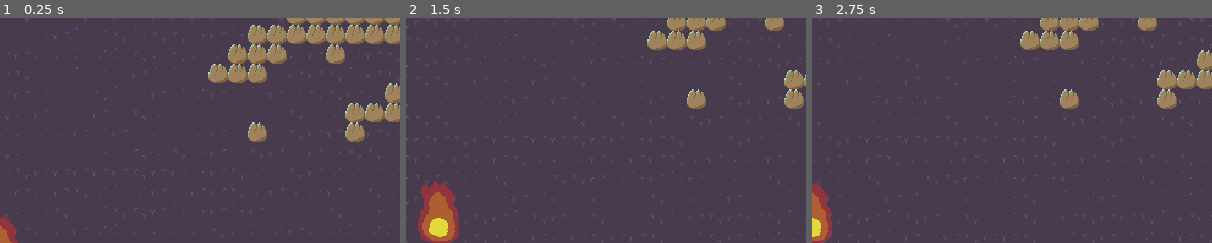
Above: before the commit, frames 1-3 (left to right).
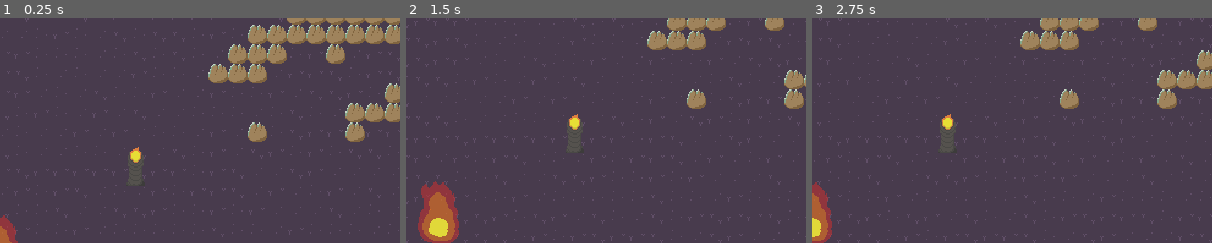
Above: after the commit, the same moments.

Repository: sushitoad/tower-defense-prototype
Game: Godot game, scene res://scenes/test_scene.tscn
Same seed, same stepped clock (60 frames per second), same inputs: the game is played once before the commit and once after it.
Inputs (mouse positions are % of the whole screen's width and height, from its top left):
- Up to frame 1 (0.25 s): no input
- Up to frame 2 (1.5 s): move the mouse to (72, 45) at 0.52 s; tap S (CameraDown) at 0.6 s; move the mouse to (30, 55) at 1.27 s; tap A (CameraLeft) at 1.35 s
- Up to frame 3 (2.75 s): move the mouse to (60, 28) at 2.02 s; tap D (CameraRight) at 2.1 s
The pictures show only the part of the screen within x 50-100%, y 0-50%; the shares and areas given below are measured in that part.

The runs differ from the first frame. In frame 1, 0.2% of the frame differs, in the area x 32-36%, y 57-69%; in frame 2, 0.2%; in frame 3, 0.2%.

Commit message:
prism beacon start
global enum victory!!!

Diff:
--- /dev/null
+++ b/scenes/Autoloads/BeaconType.tscn
@@ -0,0 +1,6 @@
+[gd_scene load_steps=2 format=3 uid="uid://5u3s0l2e7tq7"]
+
+[ext_resource type="Script" uid="uid://drgvmg56jqmao" path="res://scripts/Autoloads/beacon_type.gd" id="1_1grqq"]
+
+[node name="BeaconTypeEnum" type="Node"]
+script = ExtResource("1_1grqq")
--- a/scenes/beacon_manager.tscn
+++ b/scenes/beacon_manager.tscn
@@ -1,7 +1,7 @@
 [gd_scene load_steps=7 format=3 uid="uid://cjh8qx3046uwq"]
 
 [ext_resource type="Script" uid="uid://uowtl4xy7oj5" path="res://scripts/beacon_manager.gd" id="1_a7kvn"]
-[ext_resource type="PackedScene" uid="uid://d3ipy8tqa17n4" path="res://scenes/proto_tower.tscn" id="2_2p8be"]
+[ext_resource type="PackedScene" uid="uid://cbbl4flw5psj5" path="res://scenes/prism_beacon.tscn" id="2_2p8be"]
 [ext_resource type="PackedScene" uid="uid://dncxjlgaytiy" path="res://scenes/charge_tower.tscn" id="3_qlyc5"]
 [ext_resource type="PackedScene" uid="uid://o6p8fpnya0iv" path="res://scenes/lightburn_beacon.tscn" id="4_2p8be"]
 [ext_resource type="Texture2D" uid="uid://3avl1qlj0i44" path="res://art/basic tower proto 2.png" id="4_qlwgw"]
--- a/scenes/build_ui.tscn
+++ b/scenes/build_ui.tscn
@@ -109,7 +109,7 @@
 offset_bottom = -35.0
 grow_horizontal = 2
 grow_vertical = 0
-text = "Spire Candle"
+text = "Prism Beacon"
 script = ExtResource("3_y05bs")
 
 [node name="BasicTowerTooltip" type="Label" parent="CanvasLayer/DraftButtonManager/BasicTowerButton"]
--- a/scenes/charge_tower.tscn
+++ b/scenes/charge_tower.tscn
@@ -1,7 +1,7 @@
 [gd_scene load_steps=7 format=3 uid="uid://dncxjlgaytiy"]
 
 [ext_resource type="Texture2D" uid="uid://dc5tfe3rwimm0" path="res://art/charge tower proto 1.png" id="1_3lh4g"]
-[ext_resource type="Script" uid="uid://xebexg7ygoai" path="res://scripts/tower.gd" id="1_88xce"]
+[ext_resource type="Script" uid="uid://xebexg7ygoai" path="res://scripts/beacon.gd" id="1_88xce"]
 [ext_resource type="Script" uid="uid://b406orvvjlixj" path="res://scripts/charge_tower.gd" id="2_6xbv0"]
 [ext_resource type="Texture2D" uid="uid://cjdakpcotbbih" path="res://art/effect area UI proto 1.png" id="3_ljo3c"]
 
--- a/scenes/lightburn_beacon.tscn
+++ b/scenes/lightburn_beacon.tscn
@@ -1,6 +1,6 @@
 [gd_scene load_steps=7 format=3 uid="uid://o6p8fpnya0iv"]
 
-[ext_resource type="Script" uid="uid://xebexg7ygoai" path="res://scripts/tower.gd" id="1_v32jo"]
+[ext_resource type="Script" uid="uid://xebexg7ygoai" path="res://scripts/beacon.gd" id="1_v32jo"]
 [ext_resource type="Script" uid="uid://cd4mx3y5mon33" path="res://scripts/lightburn_beacon.gd" id="2_v32jo"]
 [ext_resource type="Texture2D" uid="uid://cjdakpcotbbih" path="res://art/effect area UI proto 1.png" id="3_u6muo"]
 [ext_resource type="Texture2D" uid="uid://dc5tfe3rwimm0" path="res://art/charge tower proto 1.png" id="4_b05yk"]
--- /dev/null
+++ b/scenes/prism_beacon.tscn
@@ -0,0 +1,62 @@
+[gd_scene load_steps=9 format=3 uid="uid://cbbl4flw5psj5"]
+
+[ext_resource type="Script" uid="uid://xebexg7ygoai" path="res://scripts/beacon.gd" id="1_gs3bi"]
+[ext_resource type="Script" uid="uid://ncsp5efet7lh" path="res://scripts/prism_beacon.gd" id="2_gs3bi"]
+[ext_resource type="PackedScene" uid="uid://bagjql0mprpil" path="res://scenes/bullet.tscn" id="3_oeg75"]
+[ext_resource type="Texture2D" uid="uid://cjdakpcotbbih" path="res://art/effect area UI proto 1.png" id="4_7fwdv"]
+[ext_resource type="Texture2D" uid="uid://3avl1qlj0i44" path="res://art/basic tower proto 2.png" id="5_oaq2h"]
+
+[sub_resource type="CircleShape2D" id="CircleShape2D_c7lry"]
+radius = 100.0
+
+[sub_resource type="CircleShape2D" id="CircleShape2D_gs3bi"]
+radius = 120.0
+
+[sub_resource type="CircleShape2D" id="CircleShape2D_m4352"]
+
+[node name="PrismBeacon" type="StaticBody2D" groups=["beacon"]]
+script = ExtResource("1_gs3bi")
+beaconType = 4
+
+[node name="Area2D" type="Area2D" parent="." node_paths=PackedStringArray("bulletSpawnPos")]
+script = ExtResource("2_gs3bi")
+bullet = ExtResource("3_oeg75")
+bulletSpawnPos = NodePath("BulletSpawnPoint")
+
+[node name="RangeShape2D" type="CollisionShape2D" parent="Area2D"]
+shape = SubResource("CircleShape2D_c7lry")
+
+[node name="RangeSprite2D" type="Sprite2D" parent="Area2D/RangeShape2D"]
+visible = false
+modulate = Color(1, 1, 1, 0.196078)
+position = Vector2(7.89762e-06, 0.500004)
+scale = Vector2(3.0625, 3.07812)
+texture = ExtResource("4_7fwdv")
+
+[node name="AttackTimer" type="Timer" parent="Area2D"]
+
+[node name="BulletSpawnPoint" type="Node2D" parent="Area2D"]
+position = Vector2(0, -9)
+
+[node name="PrismBuddiesArea2D" type="Area2D" parent="Area2D"]
+
+[node name="NearbyBeaconRange2D" type="CollisionShape2D" parent="Area2D/PrismBuddiesArea2D"]
+shape = SubResource("CircleShape2D_gs3bi")
+
+[node name="CollisionShape2D" type="CollisionShape2D" parent="."]
+position = Vector2(-1, 12)
+shape = SubResource("CircleShape2D_m4352")
+
+[node name="Sprite2D" type="Sprite2D" parent="."]
+modulate = Color(0.95158, 0.95158, 0.95158, 1)
+texture = ExtResource("5_oaq2h")
+
+[node name="DormantTimer" type="Timer" parent="."]
+wait_time = 10.0
+one_shot = true
+
+[connection signal="body_entered" from="Area2D" to="Area2D" method="_on_body_entered"]
+[connection signal="body_exited" from="Area2D" to="Area2D" method="_on_body_exited"]
+[connection signal="timeout" from="Area2D/AttackTimer" to="Area2D" method="SpawnBullet"]
+[connection signal="body_entered" from="Area2D/PrismBuddiesArea2D" to="Area2D" method="_on_prism_buddies_area_2d_body_entered"]
+[connection signal="body_exited" from="Area2D/PrismBuddiesArea2D" to="Area2D" method="_on_prism_buddies_area_2d_body_exited"]
--- a/scenes/proto_tower.tscn
+++ b/scenes/proto_tower.tscn
@@ -1,6 +1,6 @@
 [gd_scene load_steps=8 format=3 uid="uid://d3ipy8tqa17n4"]
 
-[ext_resource type="Script" uid="uid://xebexg7ygoai" path="res://scripts/tower.gd" id="1_6myfv"]
+[ext_resource type="Script" uid="uid://xebexg7ygoai" path="res://scripts/beacon.gd" id="1_6myfv"]
 [ext_resource type="Texture2D" uid="uid://3avl1qlj0i44" path="res://art/basic tower proto 2.png" id="2_6myfv"]
 [ext_resource type="Script" uid="uid://b5fgm115ib0qt" path="res://scripts/basic_tower.gd" id="2_em1u4"]
 [ext_resource type="PackedScene" uid="uid://bagjql0mprpil" path="res://scenes/bullet.tscn" id="3_m4352"]
--- a/scenes/test_scene.tscn
+++ b/scenes/test_scene.tscn
@@ -10,6 +10,7 @@
 [ext_resource type="PackedScene" uid="uid://dncxjlgaytiy" path="res://scenes/charge_tower.tscn" id="8_h3xc6"]
 [ext_resource type="PackedScene" uid="uid://o6p8fpnya0iv" path="res://scenes/lightburn_beacon.tscn" id="10_6qxox"]
 [ext_resource type="PackedScene" uid="uid://bke6wmd6gbbnp" path="res://scenes/camera.tscn" id="10_s36qc"]
+[ext_resource type="PackedScene" uid="uid://cbbl4flw5psj5" path="res://scenes/prism_beacon.tscn" id="11_6qxox"]
 
 [sub_resource type="TileSetAtlasSource" id="TileSetAtlasSource_s36qc"]
 texture = ExtResource("1_h3xc6")
@@ -90,7 +91,6 @@
 
 [node name="TheHeartfire" parent="." instance=ExtResource("4_7ddre")]
 position = Vector2(598, 531)
-beaconType = 2
 
 [node name="ChargeTower" parent="." instance=ExtResource("8_h3xc6")]
 position = Vector2(534, 236)
@@ -103,3 +103,19 @@
 
 [node name="Camera2D" parent="." instance=ExtResource("10_s36qc")]
 position = Vector2(601, 541)
+
+[node name="PrismBeacon" parent="." instance=ExtResource("11_6qxox")]
+position = Vector2(709, 468)
+maxHealth = 100
+allure = 10.0
+dormantTime = 10.0
+dormantColor = Color(1, 1, 1, 0.5)
+distanceNeededToPlace = 40.0
+
+[node name="PrismBeacon2" parent="." instance=ExtResource("11_6qxox")]
+position = Vector2(709, 468)
+maxHealth = 100
+allure = 10.0
+dormantTime = 10.0
+dormantColor = Color(1, 1, 1, 0.5)
+distanceNeededToPlace = 40.0
--- a/scenes/the_heartfire.tscn
+++ b/scenes/the_heartfire.tscn
@@ -1,7 +1,7 @@
 [gd_scene load_steps=4 format=3 uid="uid://nwxp6m1042v5"]
 
 [ext_resource type="Texture2D" uid="uid://dhckqq35ourm6" path="res://art/heartfire proto 1.png" id="1_ikkac"]
-[ext_resource type="Script" uid="uid://xebexg7ygoai" path="res://scripts/tower.gd" id="1_nk2ah"]
+[ext_resource type="Script" uid="uid://xebexg7ygoai" path="res://scripts/beacon.gd" id="1_nk2ah"]
 
 [sub_resource type="CapsuleShape2D" id="CapsuleShape2D_nk2ah"]
 radius = 15.0
--- /dev/null
+++ b/scripts/Autoloads/beacon_type.gd
@@ -0,0 +1,7 @@
+
+class_name BeaconTypeEnum
+#maybe just give it a class name
+
+enum BeaconType { BASIC, CHARGE, HEARTFIRE, LIGHTBURN, PRISM }
+
+#I think this needs a level of abstraction, so its creating a reference to the var type
--- a/scripts/basic_tower.gd
+++ b/scripts/basic_tower.gd
@@ -48,12 +48,12 @@
 	var newBullet
 	newBullet = bullet.instantiate()
 	add_child(newBullet)
-	newBullet.parentTower = self
+	newBullet.parentBeacon = self
 	newBullet.global_position = bulletSpawnPos.global_position
 	newBullet.speed = bulletSpeed
 	newBullet.damage = attackDamage
 	newBullet.target = currentTarget
-	newBullet.towerRange = attackRange
+	newBullet.beaconRange = attackRange
 
 func ForgetThisEnemy(enemy: Node2D):
 	enemiesInRange.remove_at(enemiesInRange.find(enemy))
--- a/scripts/tower.gd
+++ b/scripts/beacon.gd
@@ -1,6 +1,6 @@
 extends StaticBody2D
 
-enum BeaconType { BASIC, CHARGE, HEARTFIRE, LIGHTBURN }
+#enum BeaconType { BASIC, CHARGE, HEARTFIRE, LIGHTBURN }
 signal on_destroyed
 signal on_awoke
 
@@ -9,7 +9,7 @@
 @export var dormantTime: float = 10
 @export var dormantColor: Color = Color(1, 1, 1, 0.5)
 @export var distanceNeededToPlace: float = 40
-@export var beaconType: BeaconType
+@export var beaconType: BeaconTypeEnum.BeaconType
 var currentHealth: int
 var baseColor: Color
 var isDestroyed: bool = false
@@ -20,7 +20,7 @@
 	baseColor = $Sprite2D.modulate
 	currentHealth = maxHealth
 	isDestroyed = false
-	if beaconType != BeaconType.HEARTFIRE:
+	if beaconType != BeaconTypeEnum.BeaconType.HEARTFIRE:
 		$DormantTimer.timeout.connect(WakeThisBeacon)
 
 func _process(delta: float) -> void:
@@ -47,7 +47,7 @@
 		isDestroyed = true
 		$CollisionShape2D.disabled = true
 		on_destroyed.emit()
-		if beaconType != BeaconType.HEARTFIRE:
+		if beaconType != BeaconTypeEnum.BeaconType.HEARTFIRE:
 			$DormantTimer.start(dormantTime)
 			$Sprite2D.modulate = dormantColor
 		else:
--- a/scripts/beacon_manager.gd
+++ b/scripts/beacon_manager.gd
@@ -10,17 +10,17 @@
 var placingBeacon: bool = false
 var mousePosition: Vector2
 
-enum BeaconType { BASIC, CHARGE, HEARTFIRE, LIGHTBURN }
-var beaconTypeToPlace: BeaconType
+#enum BeaconType { BASIC, CHARGE, HEARTFIRE, LIGHTBURN }
+var beaconTypeToPlace: BeaconTypeEnum.BeaconType
 var newBeacon: StaticBody2D
 
 func _ready() -> void:
 	var basicButtion = buildUI.find_child("BasicTowerButton")
-	basicButtion.pressed.connect(SpawnBeacon.bind(BeaconType.BASIC))
+	basicButtion.pressed.connect(SpawnBeacon.bind(BeaconTypeEnum.BeaconType.BASIC))
 	var chargeButtion = buildUI.find_child("ChargeTowerButton")
-	chargeButtion.pressed.connect(SpawnBeacon.bind(BeaconType.CHARGE))
+	chargeButtion.pressed.connect(SpawnBeacon.bind(BeaconTypeEnum.BeaconType.CHARGE))
 	var lightburnButton = buildUI.find_child("LightburnBeaconButton")
-	lightburnButton.pressed.connect(SpawnBeacon.bind(BeaconType.LIGHTBURN))
+	lightburnButton.pressed.connect(SpawnBeacon.bind(BeaconTypeEnum.BeaconType.LIGHTBURN))
 
 
 func _process(delta: float) -> void:
@@ -32,7 +32,7 @@
 			if newBeacon.isBeingPlaced and !newBeacon.tooCloseToOthers:
 				PlaceSpawnedBeacon()
 
-func SpawnBeacon(type: BeaconType):
+func SpawnBeacon(type: BeaconTypeEnum.BeaconType):
 	placingBeacon = true
 	match type:
 		0:
--- a/scripts/bullet.gd
+++ b/scripts/bullet.gd
@@ -3,13 +3,13 @@
 var speed: float = 100
 var damage: int = 10
 var target: Node2D
-var parentTower: Area2D
-var towerRange: float
+var parentBeacon: Area2D
+var beaconRange: float
 
 func _physics_process(delta: float) -> void:
 	if target != null:
 		global_position = global_position + global_position.direction_to(target.global_position) * speed * delta
-		if position.distance_to(parentTower.position) > towerRange:
+		if position.distance_to(parentBeacon.position) > beaconRange:
 			queue_free()
 	else:
 		queue_free()
--- a/scripts/enemy.gd
+++ b/scripts/enemy.gd
@@ -4,8 +4,8 @@
 
 var currentTarget: Node2D
 var isInRangeOfTarget: bool = false
-var isCollidingWithTower: bool = false
-var towerInTheWay: StaticBody2D = null
+var isCollidingWithBeacon: bool = false
+var beaconInTheWay: StaticBody2D = null
 var stuckPosition: Vector2
 var collisionPatienceTimer: SceneTreeTimer = null
 @export var maxHealth: int = 40
@@ -49,16 +49,16 @@
 	if collided:
 		var collision = get_last_slide_collision()
 		if collision.get_collider().is_in_group("beacon"):
-			towerInTheWay = collision.get_collider()
-			if !isCollidingWithTower and collisionPatienceTimer == null:
+			beaconInTheWay = collision.get_collider()
+			if !isCollidingWithBeacon and collisionPatienceTimer == null:
 				collisionPatienceTimer = get_tree().create_timer(collisionPatience)
 				collisionPatienceTimer.timeout.connect(CollisionPatienceTimeout)
 				stuckPosition = global_position
-			isCollidingWithTower = true
+			isCollidingWithBeacon = true
 	else:
-		if isCollidingWithTower:
-			isCollidingWithTower = false
-			towerInTheWay = null
+		if isCollidingWithBeacon:
+			isCollidingWithBeacon = false
+			beaconInTheWay = null
 
 func _process(delta: float) -> void:
 	if hasFacing:
@@ -88,30 +88,30 @@
 	var closestAllure: float = 1
 	#creates array of towers and removes dormant ones
 	var targets = get_tree().get_nodes_in_group("beacon")
-	for tower in targets:
-		if tower.isDestroyed or tower.isBeingPlaced:
-			targets.remove_at(targets.find(tower))
-	for tower in targets:
+	for beacon in targets:
+		if beacon.isDestroyed or beacon.isBeingPlaced:
+			targets.remove_at(targets.find(beacon))
+	for beacon in targets:
 		#weighs the search based on enemy personality
 		var allureMultiplier: float = 1
 		if seeksHeartfire:
-			if tower.beaconType == 2:
+			if beacon.beaconType == 2:
 				allureMultiplier = 5
 			else:
 				allureMultiplier = 0.2
 		else:
-			if tower.beaconType == 2:
+			if beacon.beaconType == 2:
 				allureMultiplier = 0.4
 			else:
 				allureMultiplier = 1
-		if tower == towerInTheWay and tower == currentTarget:
+		if beacon == beaconInTheWay and beacon == currentTarget:
 			allureMultiplier = 200
-		#compares tower distances divided by allure (smaller value wins)
-		var allureToCheck: float = tower.allure * allureMultiplier
-		if(tower.global_position.distance_to(global_position) / allureToCheck) < (closestTarget.distance_to(global_position) / closestAllure):
-			if !tower.isDestroyed:
-				newTarget = tower
-				closestTarget = tower.global_position
+		#compares beacon distances divided by allure (smaller value wins)
+		var allureToCheck: float = beacon.allure * allureMultiplier
+		if(beacon.global_position.distance_to(global_position) / allureToCheck) < (closestTarget.distance_to(global_position) / closestAllure):
+			if !beacon.isDestroyed:
+				newTarget = beacon
+				closestTarget = beacon.global_position
 				closestAllure = allureToCheck
 	currentTarget = newTarget
 	if currentTarget != null:
@@ -122,12 +122,12 @@
 func CollisionPatienceTimeout():
 	#still not working but cool ideas
 	var acceptableDistance: float = collisionShape.radius * 2
-	if isCollidingWithTower and global_position.distance_to(stuckPosition) < acceptableDistance:
+	if isCollidingWithBeacon and global_position.distance_to(stuckPosition) < acceptableDistance:
 		currentTarget.on_destroyed.disconnect(FindTarget)
-		currentTarget = towerInTheWay
+		currentTarget = beaconInTheWay
 		currentTarget.on_destroyed.connect(FindTarget)
-		print("fuck this tower!")
-	else: towerInTheWay = null
+		print("fuck this beacon!")
+	else: beaconInTheWay = null
 
 func UpdateTargetableBeacons():
 	pass #this will update the array targetableBeacons
--- /dev/null
+++ b/scripts/prism_beacon.gd
@@ -0,0 +1,105 @@
+extends Area2D
+
+@export var attackSpeed: float = 1
+@export var bulletSpeed: float = 100
+@export var attackDamage: int = 10
+@export var bullet: PackedScene
+@export var bulletSpawnPos: Node2D
+var nearbyBeaconDistance: float = 100
+var attackRange: float
+var enemiesInRange = Array()
+var currentTarget: CharacterBody2D
+var beacon: StaticBody2D
+var potentialPrismBuddies: Array[StaticBody2D]
+var prismBuddies: Array[StaticBody2D]
+
+func _ready() -> void:
+	attackRange = $RangeShape2D.shape.radius
+	nearbyBeaconDistance = $PrismBuddiesArea2D/NearbyBeaconRange2D.shape.radius
+	beacon = get_parent()
+	prismBuddies.resize(2)
+
+func _process(delta: float) -> void:
+	if !beacon.isDestroyed and !beacon.isBeingPlaced:
+		if currentTarget == null:
+			$AttackTimer.stop()
+			if !enemiesInRange.is_empty():
+				var closestEnemy = enemiesInRange[0]
+				for enemy in enemiesInRange:
+						if position.distance_to(enemy.position) < position.distance_to(closestEnemy.position):
+							closestEnemy = enemy
+				currentTarget = closestEnemy
+				currentTarget.on_death.connect(ForgetThisEnemy.bind(currentTarget))
+				#print(currentTarget)
+		elif currentTarget != null:
+			if $AttackTimer.is_stopped():
+				$AttackTimer.start(attackSpeed)
+	else:
+		if !$AttackTimer.is_stopped():
+			$AttackTimer.stop()
+	if beacon.isBeingPlaced:
+		UpdatePrismBuddies()
+
+func _on_body_exited(body: Node2D) -> void:
+	if body.is_in_group("enemy"):
+		if currentTarget == body:
+			currentTarget = null
+		ForgetThisEnemy(body)
+
+func _on_body_entered(body: Node2D) -> void:
+	if body.is_in_group("enemy"):
+		enemiesInRange.append(body)
+
+func SpawnBullet():
+	var newBullet
+	newBullet = bullet.instantiate()
+	add_child(newBullet)
+	newBullet.parentBeacon = self
+	newBullet.global_position = bulletSpawnPos.global_position
+	newBullet.speed = bulletSpeed
+	newBullet.target = currentTarget
+	newBullet.beaconRange = attackRange
+	var damageModifier: float = (prismBuddies.size() + 1)
+	newBullet.damage = attackDamage * damageModifier
+
+func ForgetThisEnemy(enemy: Node2D):
+	enemiesInRange.remove_at(enemiesInRange.find(enemy))
+
+func UpdatePrismBuddies():
+	var buddyOne: StaticBody2D
+	var buddyTwo: StaticBody2D
+	var closestPosition: Vector2 = Vector2(100000, 100000)
+	for beacon in potentialPrismBuddies:
+		if global_position.distance_to(beacon.global_position) < global_position.distance_to(closestPosition):
+			buddyOne = beacon
+			closestPosition = beacon.global_position
+	closestPosition = Vector2(100000, 100000)
+	for beacon in potentialPrismBuddies:
+		if global_position.distance_to(beacon.global_position) < global_position.distance_to(closestPosition):
+			if beacon != buddyOne:
+				buddyTwo = beacon
+				closestPosition = beacon.global_position
+	if potentialPrismBuddies.size() == 1:
+		buddyTwo = null
+	elif potentialPrismBuddies.size() < 1:
+		buddyOne = null
+		buddyTwo = null
+	prismBuddies[0] = buddyOne
+	#this feels close but the buddyTwo assignment keeps breaking when I go from 2 buddies to 1
+	prismBuddies[1] = buddyTwo
+	print(prismBuddies)
+	#under this conditional, find the two closest beacons (that aren't buddies already)
+	#add them to prismBuddies and draw Line2Ds
+		#instantiate a line for each buddy
+		#free it if thee are less buddies than lines
+		#update draw to point to current buddies each frame
+
+func _on_prism_buddies_area_2d_body_entered(body: Node2D) -> void:
+	if body.is_in_group("beacon") and body.beaconType == BeaconTypeEnum.BeaconType.PRISM:
+		potentialPrismBuddies.append(body)
+
+func _on_prism_buddies_area_2d_body_exited(body: Node2D) -> void:
+	if body.is_in_group("beacon"):
+		potentialPrismBuddies.remove_at(potentialPrismBuddies.find(body))
+		#if prismBuddies.find(body) != -1:
+		#	prismBuddies.remove_at(prismBuddies.find(body))
Not shown: 1 places in scenes/test_scene.tscn that only renumber resources
Not shown, added: scripts/Autoloads/beacon_type.gd.uid
Renamed: scripts/tower.gd.uid -> scripts/beacon.gd.uid
Not shown, added: scripts/prism_beacon.gd.uid
